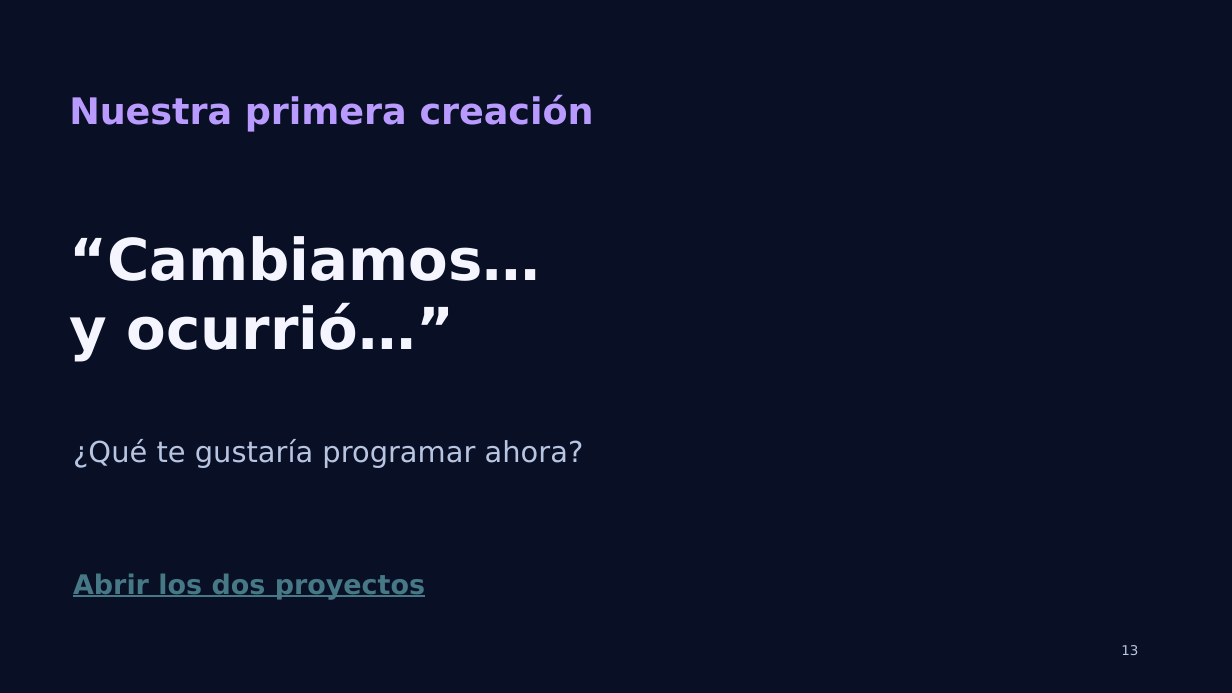
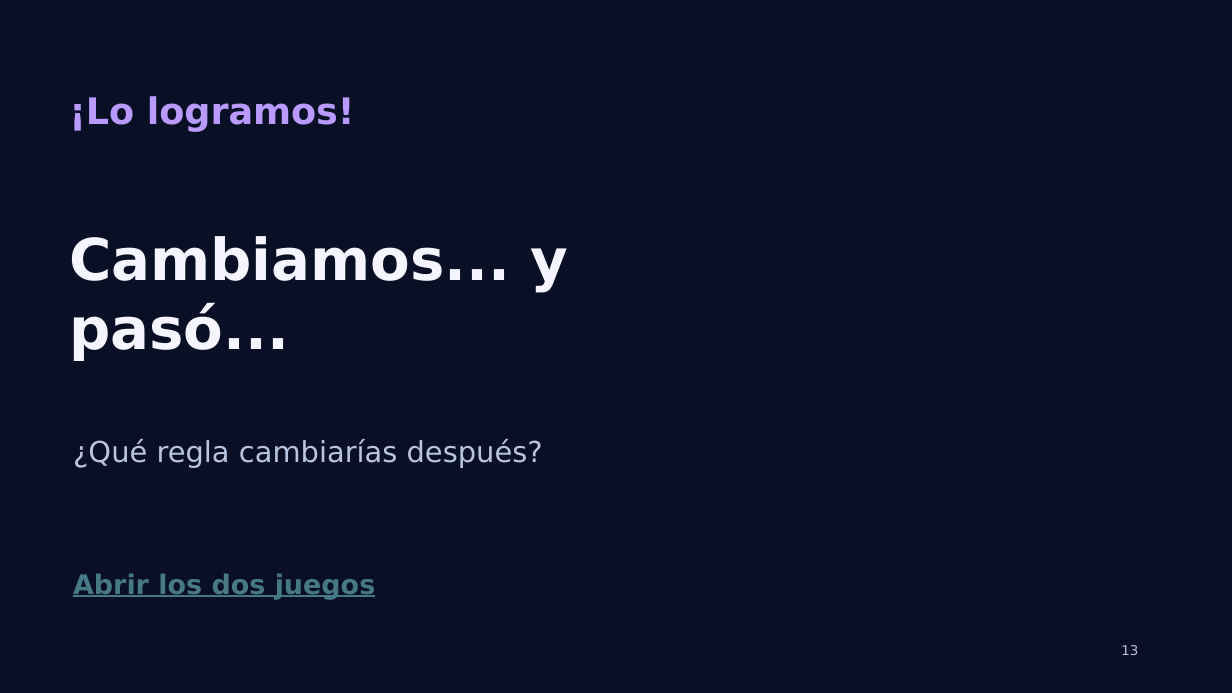
Before and after one commit to PaoloPelaezVillanueva/wie-chincha, a slide deck: slide 13 of Mision_WIE_Chincha_Taller.pptx. Drawn at 1232x693 pixels with LibreOffice and Linux fonts; fonts in the diff are those of the drawing; background and template pictures are left out. Boxes give left, top, right and bottom in pixels: in the first picture for what was removed or moved away, otherwise in the second. Text is boxed around its words. In the diff, an @@ line names an element or a change of style, - is before the commit and + after.

```diff
--- a/Mision_WIE_Chincha_Taller.pptx
+++ b/Mision_WIE_Chincha_Taller.pptx
@@ text at (x1=69, y1=96, x2=355, y2=132): text changed @@
-Nuestra primera creación
+¡Lo logramos!
@@ text at (x1=69, y1=236, x2=569, y2=361): text changed @@
-“Cambiamos…
-y ocurrió…”
+Cambiamos... y pasó...
@@ text at (x1=73, y1=439, x2=543, y2=468): text changed @@
-¿Qué te gustaría programar ahora?
+¿Qué regla cambiarías después?
@@ text at (x1=73, y1=573, x2=376, y2=600): text changed @@
-Abrir los dos proyectos
+Abrir los dos juegos
```
Also in this commit, not shown: 12 other slides changed.
